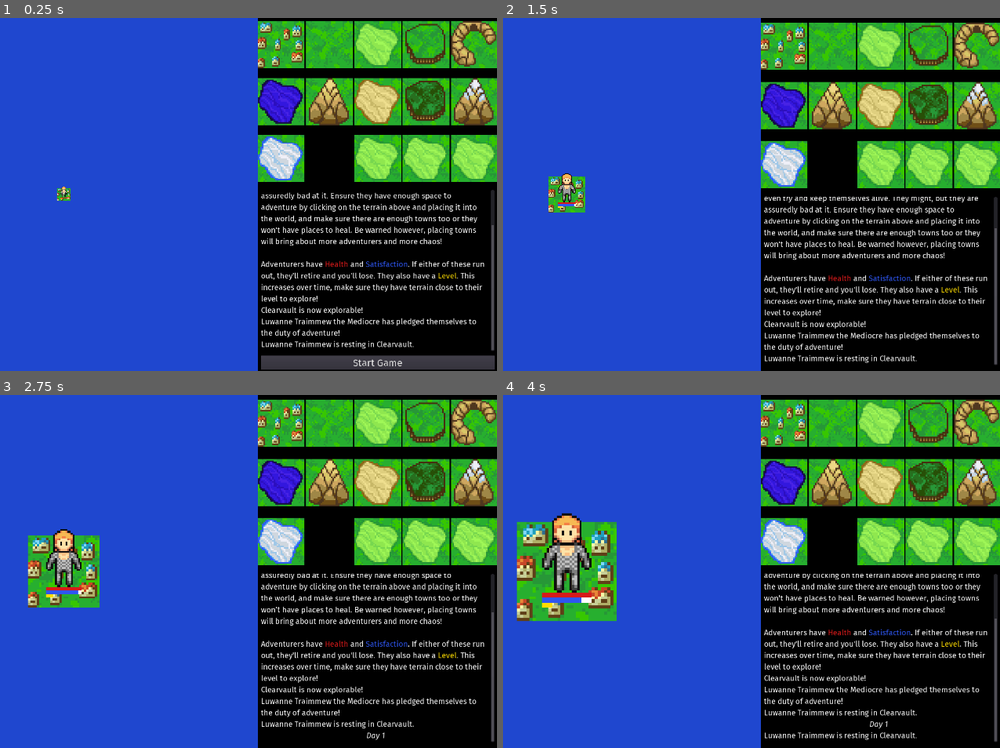
Above: before the commit, frames 1-4 (two rows, left to right).
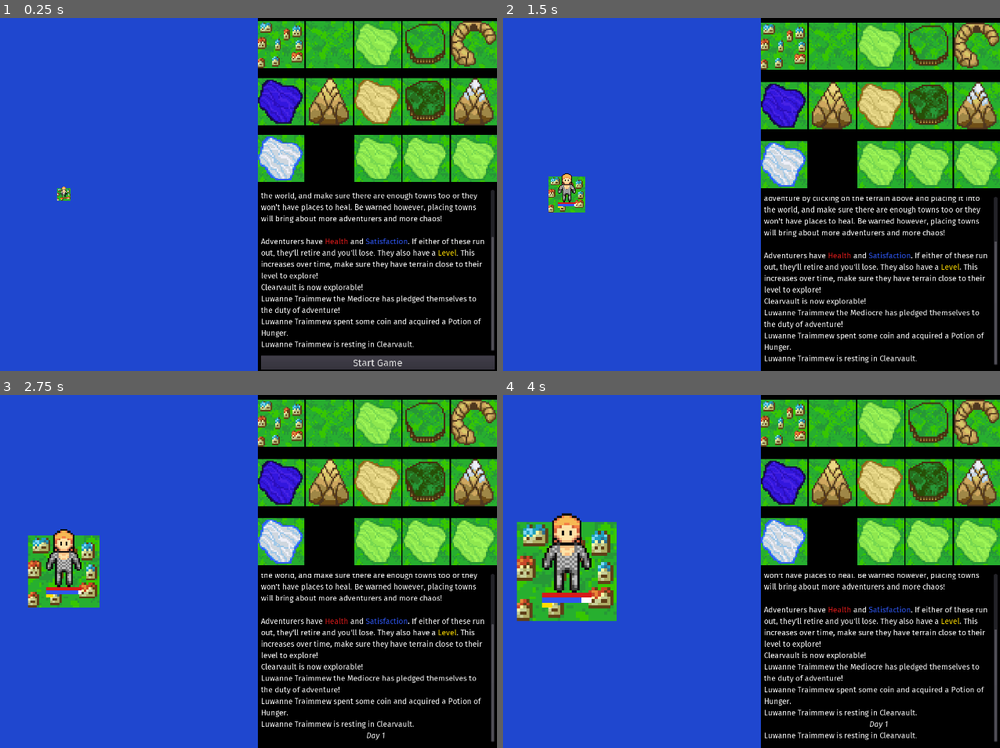
Above: after the commit, the same moments.

Repository: LLBlumire/ldjam46
Game: Godot game, scene res://src/OverviewUI/OverviewUI.tscn
Two runs of this game, one before a commit and one after it. Both use one fixed random seed, a clock stepped at 60 frames per second and the inputs below.
Inputs (mouse positions are in pixels of both pictures, inside the frame that each line leads up to):
- Up to frame 1 (0.25 s): no input
- Up to frame 2 (1.5 s): click "Start Game" at 0.5 s; click (786, 46) at 1.25 s
- Up to frame 3 (2.75 s): click (328, 423) at 2 s
- Up to frame 4 (4 s): click (880, 423) at 2.75 s; click (930, 423) at 3.5 s

The runs differ from the first frame. In frame 1, 4.7% of the frame differs, in the area x 52-100%, y 49-91%; in frame 2, 5.1%, in the area x 52-100%, y 50-95%; in frame 3, 4.7%; in frame 4, 4.2%.

Commit message:
Added loot and random encounters

Diff:
--- a/project.godot
+++ b/project.godot
@@ -46,6 +46,7 @@
 
 NodeMgr="*res://src/NodeMgr.gd"
 TileData="*res://src/Data/TileData.gd"
+FlavourText="*res://src/Data/FlavourTextData.gd"
 NameData="*res://src/Data/NameData.gd"
 
 [display]
--- a/src/Adventurers/Adventurers.gd
+++ b/src/Adventurers/Adventurers.gd
@@ -169,6 +169,12 @@
 
 	adventurer_name = first_name + " " + last_name
 
+func encounter_monster():
+	get_node(NodeMgr.chat_log).post_message("{name} encountered {mob} and slew it.".format({"name":adventurer_name,"mob":FlavourText.NAMES[FlavourText.Monster][randi() % FlavourText.NAMES[FlavourText.Monster].size()]}))
+
+func find_loot():
+	get_node(NodeMgr.chat_log).post_message("{name} spent some coin and acquired {item}.".format({"name":adventurer_name,"item":FlavourText.NAMES[FlavourText.Loot][randi() % FlavourText.NAMES[FlavourText.Loot].size()]}))
+
 func _process(delta):
 	var lpos = world_node.world_map.map_to_world(last_pos) + Vector2(16,10)
 	var cpos = world_node.world_map.map_to_world(pos) + Vector2(16,10)
@@ -188,9 +194,13 @@
 		current_satisfaction = clamp(current_satisfaction + (0.2 * quot), 0, 1)
 		unexplored.erase(world_map.pos_ids[pos])
 		action = "adventuring"
+		if(randi() % 4 == 0):
+			encounter_monster()
 	if terrain == 0:
 		current_health = clamp(current_health + 0.5, 0, 1)
 		action = "resting"
+		if(randi() % 4 == 0):
+			find_loot()
 	else:
 		current_health = clamp(current_health - (0.1*quot), 0, 1)
 	adventure_count += 1
--- /dev/null
+++ b/src/Data/FlavourTextData.gd
@@ -0,0 +1,121 @@
+extends Node
+
+enum {Monster, Loot}
+const NAMES = {
+	Monster: [
+		"an Overlord Ent",
+		"an Ebony Berserker",
+		"a Grey Atranoch",
+		"a Wetland Troll",
+		"a Supreme Gnome",
+		"a Supple Chupacabra",
+		"a Majestic Shapeshifter",
+		"a Horn Beastman",
+		"a Cavern Ent",
+		"a Wandering Gargoyle",
+		"a Rosewood Anomaly",
+		"a Roaming Werewolf",
+		"a Chaos Gnoll",
+		"a Blue Chupacabra",
+		"an Insane Genie",
+		"a Tailed Goblin",
+		"an Arctic Cerberus",
+		"a Glass Tauren",
+		"a Preying Monster",
+		"a Jasper Spirit",
+		"a Toaglel",
+		"a Spadaaks",
+		"a Leopollin",
+		"a Parriccuxu",
+		"a Bloupsacuda",
+		"a Ceolium",
+		"a Gitile",
+		"a Woohopper",
+		"a Loufaameo",
+		"a Blekrauta",
+		"a Girodo",
+		"a Barraby",
+		"a Locutteost",
+		"an Ursaneexu",
+		"a Badgalo",
+		"a Tureoslause",
+		"a Zostos",
+		"a Faupsibia",
+		"a Gemadillo",
+		"a Klecsohawk",
+		"a Gounouksa",
+		"a Reassaur",
+		"a Waloon",
+		"a Mosadger",
+		"a Jaguveosto",
+		"a Locubreatsi",
+		"a Racixapee",
+		"a Rabbaukrea",
+		"a Beapsitar",
+		"a Fleostatee",
+		"a Voutsitile",
+		"a Caupie",
+		"a Vakroos",
+		"a Zouban",
+		"a Monapi",
+		"a Ponitar",
+	],
+	Loot : [
+		"an Oblivion",
+		"a Warmonger",
+		"an Espada",
+		"an Ancient Warblade",
+		"an Improved Blade",
+		"an Incarnated Gold Reaver",
+		"a Soul-Forged Bronze Sabre",
+		"Persuasion, Spine of the Forsaken",
+		"Reign, Guardian of Insanity",
+		"Epilogue, Token of the Daywalker",
+		"a Blackfang",
+		"a Phantomstrike",
+		"a Widowkiller",
+		"a Misty Bayonet",
+		"a Sorrow's Doomblade",
+		"a Deserted Ebonsteel Knife",
+		"a Malignant Diamond Deflector",
+		"Nimble, Defiler of Stealth",
+		"Interrogator, Token of Echoes",
+		"Midnight, Gift of Ending Hope",
+		"a Last Rites",
+		"a Lightbringer",
+		"a Honor's Pride",
+		"a Ghost-Forged Bulwark",
+		"a Knightly Armament",
+		"an Infused Silver Shield",
+		"a Desire's Skeletal Kite Shield",
+		"The Barricade, Hero of the Insane",
+		"Shroud, Champion of Blight",
+		"Hope, Bane of Deception",
+		"a Potion of Hunger",
+		"a Vial of the Archer",
+		"a Brew of Domination",
+		"a Tonic of Amnesia",
+		"a Brew of Invisibility",
+		"a Draught of Fire Protection",
+		"a Draught of Shielding",
+		"a Draught of Water Walking",
+		"a Flask of Vision Inducement",
+		"a Potion of Immobilizing",
+		"a Blanched Cloud Jerboa",
+		"a Pan-Fried Lesser Walrus",
+		"a Fried Fruit Panther",
+		"a Breaded Fume Cassowary",
+		"a Fruit Coconut & Ginger Tarte Tatin",
+		"a False Olives & Mustard Mooncake",
+		"a Penghou Steamed Pudding",
+		"a Minotaur Steamed Pudding",
+		"an Aggioguaro Bombe",
+		"Qecceabosu Bonbons",
+	]
+	}
+
+
+
+# Called every frame. 'delta' is the elapsed time since the previous frame.
+#func _process(delta):
+#	pass
Not shown, added: Unsorted assets/tiles_buttons_levelnumbers_strip11.png.import
